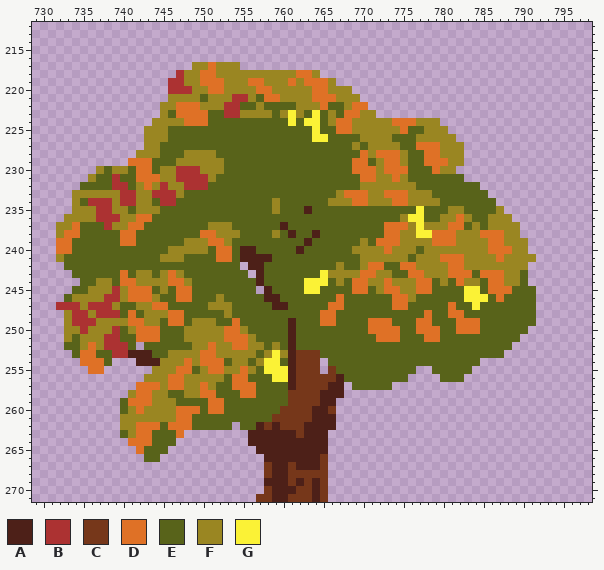
One commit to this pixel-art file: assets/spritesheet.aseprite. The picture above is the old version.
800x400 pixels, 1 frame. Colours within 5 levels of each other are drawn and written as one. Shown: x 729..798, y 212..271. The commit also changed other parts of the picture, which this record leaves out.
Visible layers, top first: "Layer 3", "Layer 6", "Layer 4", "Layer 1".
Palette (. is transparent): A #4d2018  B #ac3232  C #76371a  D #df7126  E #58631a  F #9a8622  G #fbf236
Pixels before (only the part around the change), first column x 729:
212 ......................................................................
213 ......................................................................
214 ......................................................................
215 ......................................................................
216 ......................................................................
217 ....................FFDFFF............................................
218 ..................BFFDDFFFFFFFFFFDDF..................................
219 .................BBFFDDDFFFDDFFFDFDDDF................................
220 .................BBBFFDDFFFFDDFFFFFDDFFF..............................
221 .................FFFFEFFFBBFEDDFFFFDDDFFF.............................
222 ................FFDDDFFFBBEEFEEEEFFFDEEFDD............................
223 ................FEDDDDEEBBFFFFEFGFEGEFEDDFF...........................
224 ...............FFFFDDDEEEEEEEEEEGEGGEFDDFFFFFDDDFFF...................
225 ..............FFFEEEEEEEEEEEEEEEEEEGEEDDFFFFFFDEEFFF..................
226 ..............FFFEEEEEEEEEEEEEEEEEEGGEEEEFFFFEEEFFFFF.................
227 ..............FFEEEEEEEEEEEEEEEEEEEEEEEEFEFFFFEEDDDFFF................
228 .............FFFEEEFFFFEEEEEEEEEEEEEEEEEEDFDDDFEEDDFFF................
229 ............DDDEEEFFFFFFEEEEEEEEEEEEEEEEDDEFDDFEEDDDFF................
230 ........FEFFEDDEFFBBBFFFEEEEEEEEEEEEEEEEDDDFDDDEEEDFF.................
231 .......FEEBEEDDDFFBBBBFEEEEEEEEEEEEEEEEEEDDFFDFEEEEEEE................
232 ......EEEEBBEFDFBFFBBBEEEEEEEEEEEEEEEEEEEFFFFFFFEEEEEEEE..............
233 .....FFFFFFBBFFBBBFEEEEEEEEEEEEEEEEEEEFDDDFFDDDFFFEEEEEEE.............
234 .....FEBBBFBBFFEBBEEEEEEEEEEEEFEEEEEEFFFDDFFFDDFFFFEEEEEEE............
235 .....FFFBBFFEFFFEEEEEEEEEEEEEEFEEEAEEEEEEEEEEEEEGEEEFFEEEEF...........
236 ....FFFFBBBFFDDEEEEEEEEEEEEEEEEEEEEEEEEEEEEEEEFGGEEFFDFEEFFF..........
237 ...FFDEEEBFFDDEEEEEEEEFFFEEEEEEAEEEEEEEEEEEEDDDFGFFFDDEFEFFFF.........
238 ...FDDEEEEEDDEEEEEEEEDDFFFEEEEFEAEEAEEEEEEEEDDFFGGDDDFFFDDDFF.........
239 ...DDEEEEEEDDEEEEEEFFFDDFEEEEEEEEEAEEEEEEFEDDDFFFFDDDFFFFDDFFF........
240 ...DDEEEEEEEEEEEEFFFFFEDDEAAEEEEEAEEEEEEFFFFDFFFEFFFFFFFFDDDFF........
241 ...FEEEEEEEEEEEEFFFEEEEDDEAAAAEEEEEEEEEEEFFFFFFEFFFDDDFFFFDFFFF.......
242 ....EEEEEEEEEEEEEEEEEEEEEE.AAEEEEEEEEEFEEFDDEEDDFFFFDDFFFFFFFF........
243 .....EEEEEEDEFFEFDFEEEEEEEE.AEEEEEEEGFFFFDDFFEEDDFFFDDDEDDDFFE........
244 ......EEFFEDDFFFFDDFEEEEEEEEAEEEEEGGGEFEDDFFDFFFDDEFEDFFEDDFFE........
245 .....EEFFFBFDDDEFEDDEEEEEEEE.AEEEEGGEEEEDDEFDDFFDDEEEEGGEDDDEEE.......
246 ....EFFFFBBFDDDFEEDDEEEFEEEEEAAEEEEEEEDEEEEEEDDFEEEEEEGGGEDEEEE.......
247 ...BBBFBBBFEEFFDDEEEEEFFFEEEEEAAEEEEEDDEEEEEEDDEEEEEDEEGEEEEEEE.......
248 ....FBBFBBBEDEFFFDDEEEEEFEEEEEEEEEEEDDEEEEEEEEEEEDEEDDEEEEEEEEE.......
249 ....FBBBFFFFDDFFEDDEFFFEEDEEEEEEAEEEDDEEEEDDDEEEDDEEEDDDEEEEEEE.......
250 ....FFBFFFBEFDDDEEEFFFFFDDFEEEEEAEEEEEEEEEDDDDEEDDDEEDDDEEEEEE........
251 ....FEFFFBBEEDDDEEEFFFFFDDDFEEEEAEEEEEEEEEEDDDEEEDDEEEEEEEEEE.........
252 ....EEFDFBBBE.EEEEEEFFDFFDDFFEFEAEEEEEEEEEEEEEEEEEEEEEEEEEEE..........
253 .....EDDEEBBAAAEEFFFFDDFFFFFEFGFACCCEEEEEEEEEEEEEEEEEEEEEEE...........
254 ......DDDE...AAAFFFDFDDDEFFEFGGEACCC.EEEEEEEEEEEEEEEEEEE..............
255 .......DD......FFFDDEFDDFFDFEGGGACCC.CEEEEEEEEEE..EEEEE...............
256 ..............FFFDDFFFFFEDDEEEGGACCCCCAEEEEEEEE....EEE................
257 .............DDDFDDFFDFEEDDDEEEEACCCCAA.EEEEE.........................
258 ............FDDFFEEFFDDEEEDDEEEECCCCAAA...............................
259 ...........EDDDFFFEEEEDDEEEEEEEECCCCAA................................
260 ...........EFDFFFFDDDEDDEEEEEEECCCCAAC................................
261 ...........FFFFFFFDDEEEEEEEEEECCCCCAAA................................
262 ...........FFDDDEDDDEEEEE.EEACACCCAAAA................................
263 ...........EFDDEEED........AAAAAACAAA.................................
264 ............DDDEEE.........AAAAAAAAAA.................................
265 .............DEEE...........AAAAAAAAA.................................
266 ..............EE.............AAAAAAAC.................................
267 .............................CAACAAAC.................................
268 .............................CAACCCCC.................................
269 .............................AAACACAC.................................
270 .............................CAAACCAC.................................
271 ............................CCAACCCAC.................................
New version:
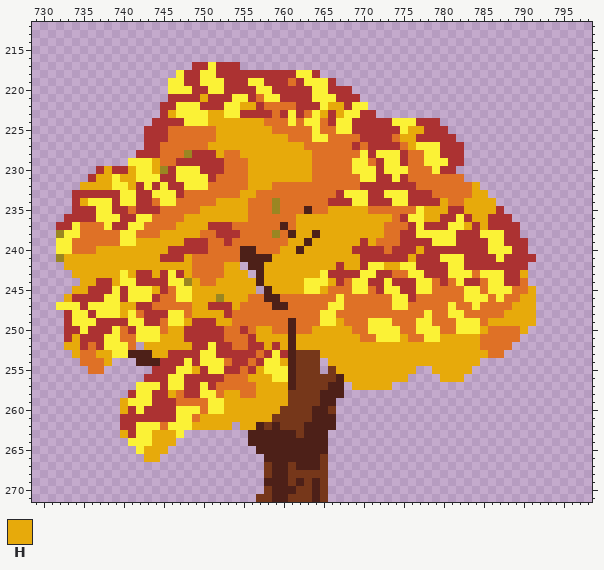
Colours new in this view: H #e7aa0b
The edit:
Changed rows in their new state; - is an unchanged pixel.
Layer "Layer 3":
first column x 732:
217 -----------------BBGBBB-------------------------------------
218 ---------------GBBGGBBBBBBBBBBGGB---------------------------
219 --------------GGBBGGGBBBGGBBB-BGGGB-------------------------
220 --------------GGGBBGGBBBBGGBBBBBGGBBB-----------------------
221 --------------BBBBHBBBGGBDGGBBBBGGGBBB----------------------
222 -------------BBGGGBBBGGHHBDDDDBBBGHHBGG---------------------
223 -------------BHGGGGHHGGBBBBDB-BD-HBHGGBB--------------------
224 ------------BBBBGGGHHHHHHHDDD-D--DBGGBBBBBGGGBBB------------
225 -----------BBBDDDDDDHHHHHHHDDDDD-DDGGBBBBBBGHHBBB-----------
226 -----------BBBDDDDDDHHHHHHHHHDDD--DDDDBBBBDHHBBBBB----------
227 -----------BBDDDDDDHHHHHHHHHHHHDDDDDDBDBBBBDHGGGBBB---------
228 ----------BBBDDD-BBBHDDHHHHHHHHHDDDDDDGBGGGBDDGGBBB---------
229 ---------GGGHDDBBBBBBDDDHHHHHHHHDDDDDGGDBGGBDDGGGBB---------
230 -----BHBBHGGH-BGGGBBBDDDHHHHHHHHDDDDDGGGBGGGDDDGBB----------
231 ----BHHGHHGGGBBGGGGBDDDDHHHHHHHHDDDDDDGGBBGBDDDDDDD---------
232 ---HHHHGGHBGBGBBGGGDDDDDHHHDDDDDDDDDDDBBBBBBBDDDDDDDH-------
233 --BBBBBBGGBBGGGBDDDDDDDHHDDDDDDDDDDBGGGBBGGGBBBDDDDDHH------
234 --BHGGGBGGBBDGGDDDDDHHHHDDD-DDDDDDBBBGGBBBGGBBBBHDDHHHH-----
235 --BBBGGBBDBBBDDDDDHHHHHHDDD-DDD-DDHHHHHDDDDDD-HHHBBHHHHB----
236 -BBBBGGGBBGGDDDDHHHHHHHHDDDDDDHHHHHHHHHHHHDB--HHBBGBHHBBB---
237 BBGDDDGBBGGDDDDHHHHBBBDDDDDD-DHHHHHHHHHHH---B-BBBGGHBHBBBB--
238 -GGDDDDDGGDDDHHHHH--BBBDDDD-D-HH-HHHHHHHH--BB--GGGBBBGGGBB--
239 GGDDDDDDGGHHHHHHBBB--BDDDDDDDHH-HHHHHHBH---BBBBGGGBBBBGGBBB-
240 GGDDDHHHHHHHHHBBBBBD--D--DDDHH-HHHHHHBBBB-BBBHBBBBBBBBGGGBB-
241 -HHHHHHHHHHHHBBBHDDD--D----HHHHHHHHHHHBBBBBBHBBBGGGBBBBGBBBB
242 -HHHHHHHHHHHHHHHHDDDDHH---HHHHHHHHHBHHBGGHHGGBBBBGGBBBBBBBB-
243 --HHHHHHGHBBHBGBHDDDDHHH--HHHHHHH-BBBBGGBBDDGGBBBGGGDGGGBBH-
244 ---HHBBHGGBBBBGG-HDDHHHHH-HHHHH---HBDGGBBGBBBGGDBDGBBDGGBBD-
245 --HHBBBGBGGGHBDGGHHHHHHHH--HHHH--HDDDGGDBGGBBGGDDDD--DGGGDDH
246 -HBBBBGGBGGGBDDGGHHH-HHHDD--DDDDDDDGDDDDDDGGBDDDDDD---DGDDHH
247 GGGBGGGGHHBB--DDDHHBBBHDDDD--DDDDDGGDDDDDDGGDDDDDGDD-DDDDHHH
248 -BGGBGGGHGDBBBGGDHHHHBDDDDDDDDDDDGGDDDDDDDDDDDGDDGGDDDDDHHHH
249 -BGGGBBBBGGBBDGGHBBBHH-DDDDDD-DDDGGHDDDGGGDDDGGDDDGGGDHHHHHH
250 -BBGBBBGDBGGGDHHBBBBB--BDHHDD-DDHHHHHDDGGGGDDGGGDDGGGHDDDDH-
251 -BHBBBGGDDGGGHHHBBBBB---BHHHH-HHHHHHHHDDGGGHDDGGHHHHHDDDDD--
252 -HHB-BGGGD-HHHHHHBBGBB--BBHBH-HHHHHHHHHHHHHHHHHHHHHHHDDDD---
253 --H--HHGG---HHBBBBGGBBBBBDB-B----HHHHHHHHHHHHHHHHHHHHHDD----
254 ------H------BBBGBGGGDBBDB--H-----HHHHHHHHHHHHHHHHHHH-------
255 ------------BBBGGHBGGBB-BH---------HHHHHHHHHH--HHHHH--------
256 -----------BBBGGBBBBBD--HHH---------HHHHHHHH----HHH---------
257 ----------GGGBGGBBGBDD---HHHH--------HHHHH------------------
258 ---------BGGBBHDBBGGDHH--HHHH-------------------------------
259 --------HGGGBBBDDDDGGHHHHHHHH-------------------------------
260 --------HBGBBBBGGGDGGHHHHHHH--------------------------------
261 --------BBBBBBBGGDHHHHHHHHH---------------------------------
262 --------BBGGGDGGGHHHHH-HH-----------------------------------
263 --------HBGGHHHG--------------------------------------------
264 ---------GGGHHH---------------------------------------------
265 ----------GHHH----------------------------------------------
266 -----------HH-----------------------------------------------
